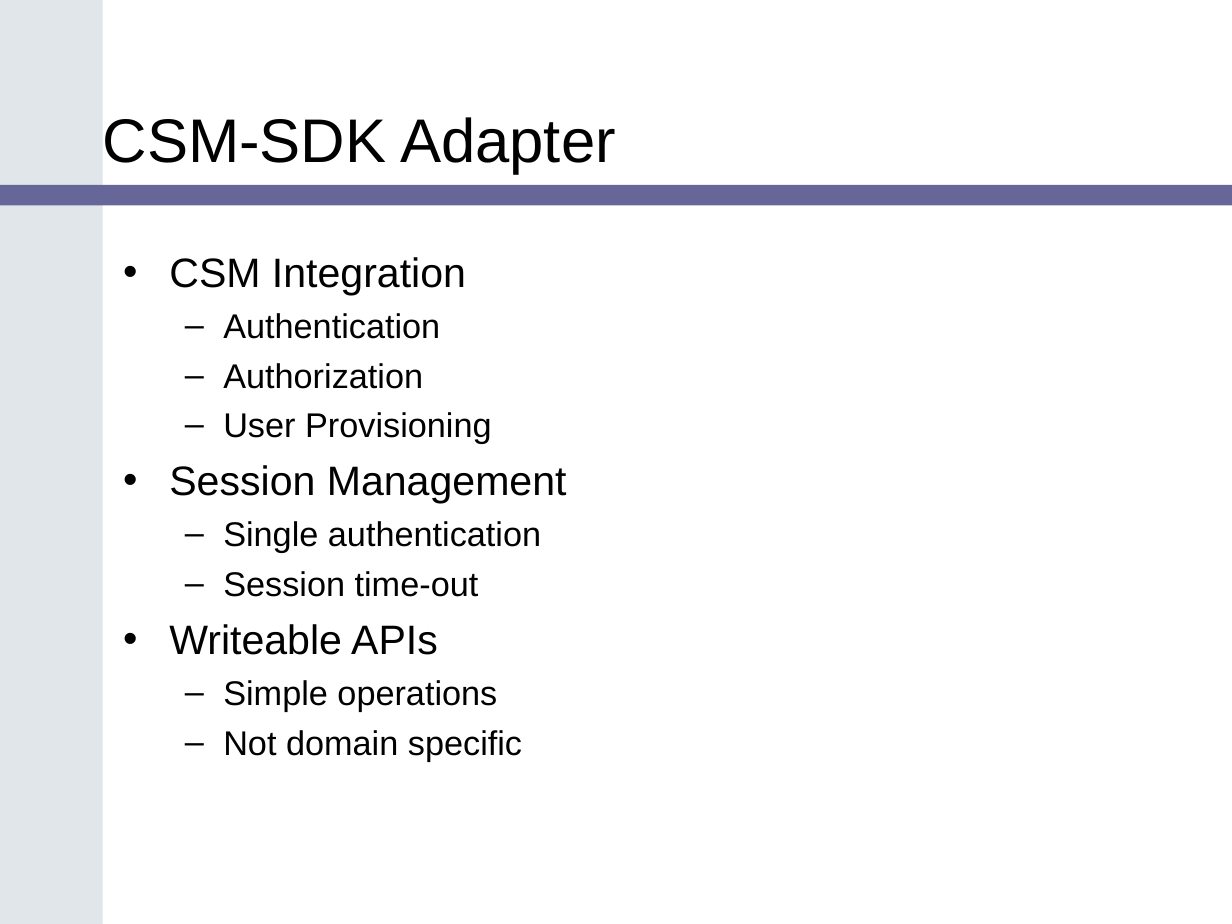
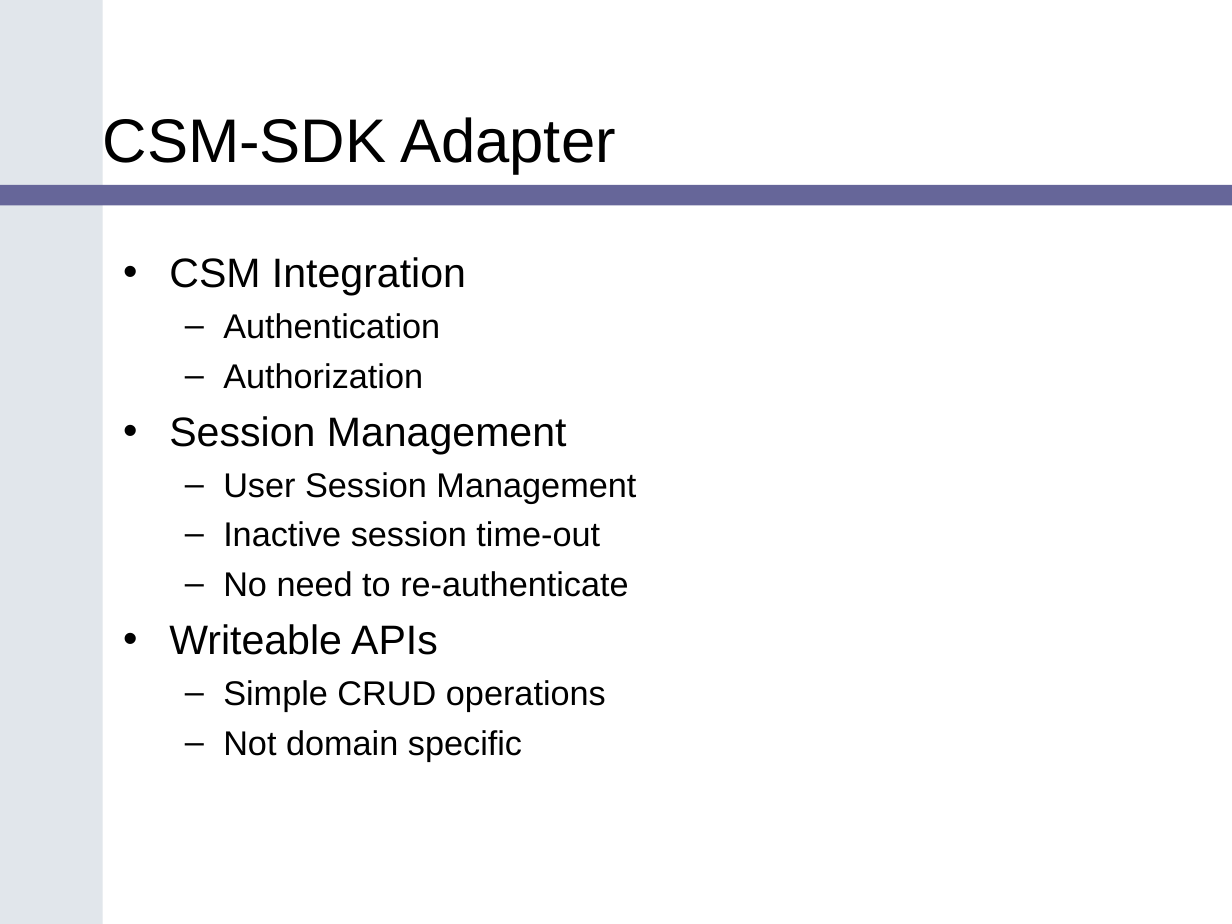
Before and after one commit to CBIIT/common-security-module-docs, a slide deck: slide 6 of Presentations/SDK_Bootcamp_CSM_v1.ppt. Drawn at 1232x924 pixels with LibreOffice and Linux fonts; fonts in the diff are those of the drawing; background and template pictures are left out. Boxes give left, top, right and bottom in pixels: in the first picture for what was removed or moved away, otherwise in the second. Text is boxed around its words. In the diff, an @@ line names an element or a change of style, - is before the commit and + after.

```diff
--- a/Presentations/SDK_Bootcamp_CSM_v1.ppt
+++ b/Presentations/SDK_Bootcamp_CSM_v1.ppt
@@ text at [223,412,492,444]: paragraph removed @@
-  – User Provisioning
@@ text at [223,472,636,597]: text changed @@
-  – Single authentication
-  – Session time-out
+  – User Session Management
+  – Inactive session time-out
+  – No need to re-authenticate
@@ text at [223,680,606,712]: text changed @@
-  – Simple operations
+  – Simple CRUD operations
```
Also in this commit, not shown: 2 other slides changed.
